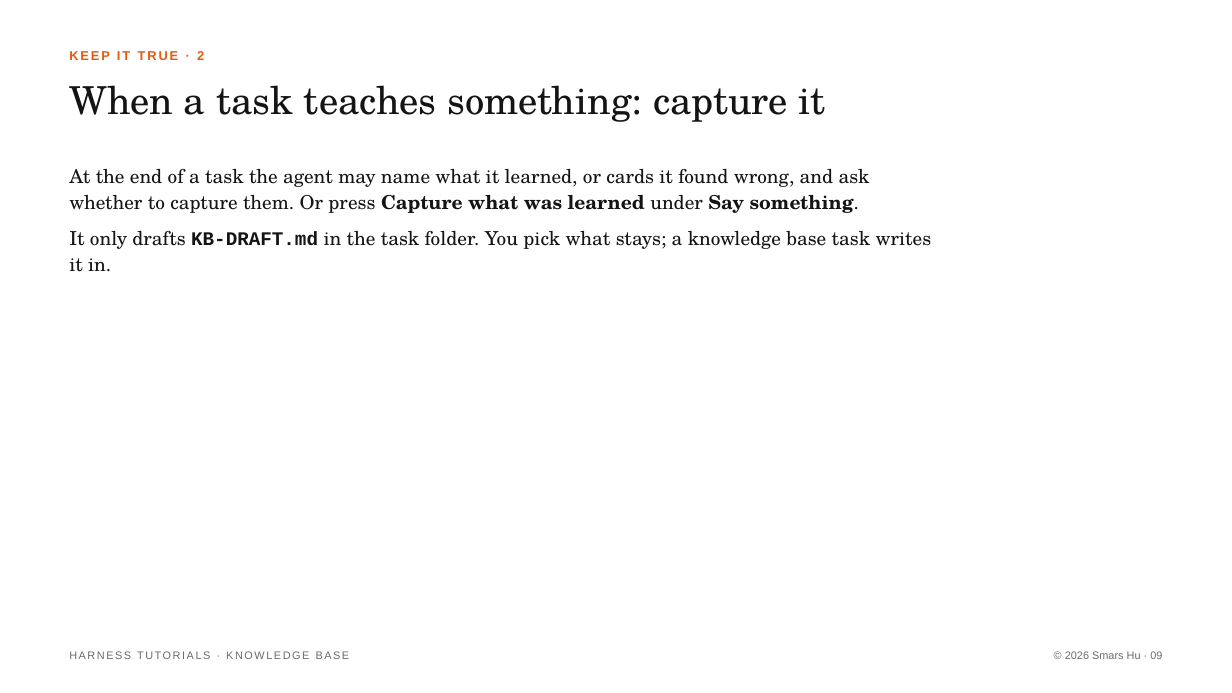
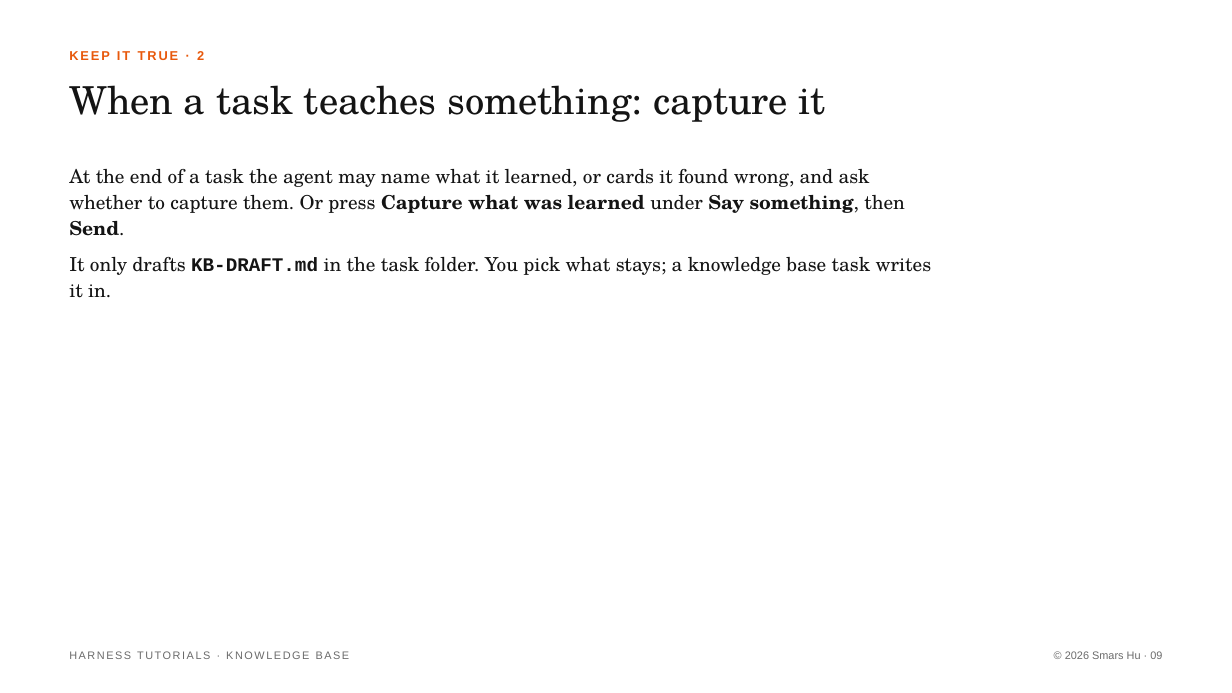
Before and after one commit to Smars-Bin-Hu/ai-exploration, a slide deck: slide 9 of source/tutorials/5_kb.pptx. Drawn at 1232x693 pixels with LibreOffice and Linux fonts; fonts in the diff are those of the drawing. Boxes give left, top, right and bottom in pixels: in the first picture for what was removed or moved away, otherwise in the second. Text is boxed around its words. In the diff, an @@ line names an element or a change of style, - is before the commit and + after.

```diff
--- a/source/tutorials/5_kb.pptx
+++ b/source/tutorials/5_kb.pptx
@@ text at bbox=[69, 169, 905, 236]: text changed @@
-At the end of a task the agent may name what it learned, or cards it found wrong, and ask whether to capture them. Or press Capture what was learned under Say something.
+At the end of a task the agent may name what it learned, or cards it found wrong, and ask whether to capture them. Or press Capture what was learned under Say something, then Send.
```
Also in this commit, not shown: 4 other slides changed, 2 other files.
